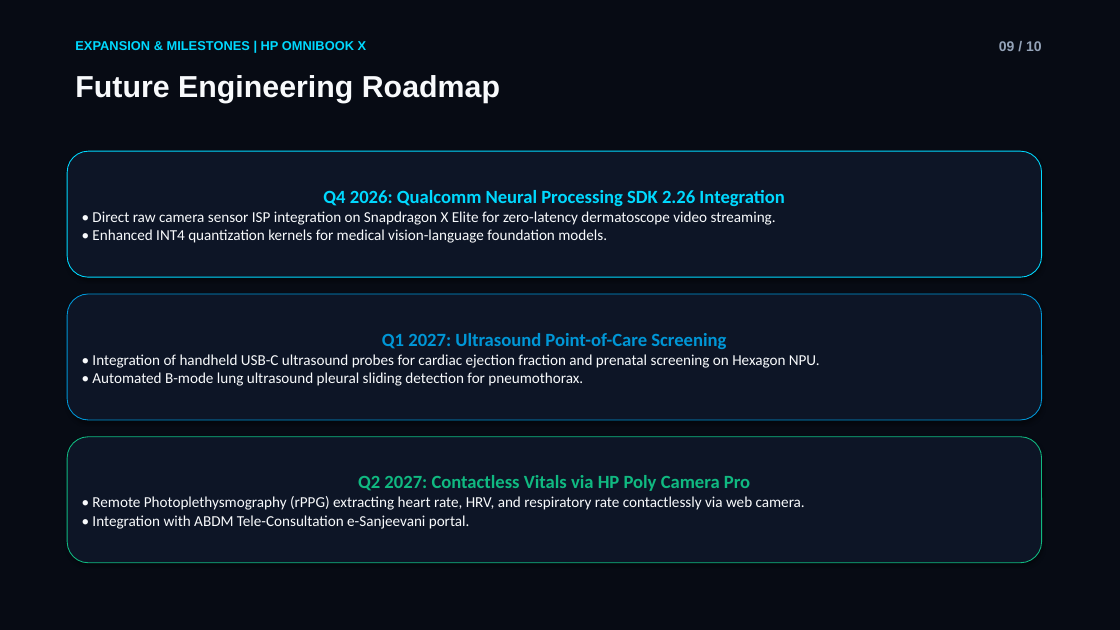
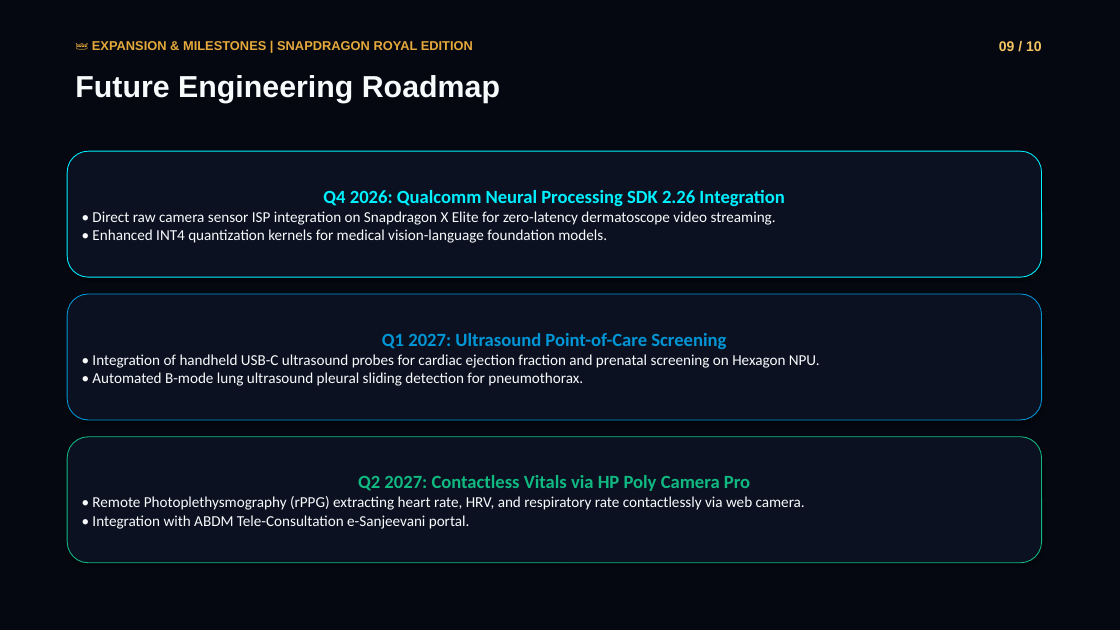
Before and after one commit to Advik123987/omnicare-snapdragon-ai, a slide deck: slide 9 of submission_files/OmniCare_AI_Snapdragon_Pitch_Presentation.pptx. Drawn at 1120x630 pixels with LibreOffice and Linux fonts; fonts in the diff are those of the drawing. Boxes give left, top, right and bottom in pixels: in the first picture for what was removed or moved away, otherwise in the second. Text is boxed around its words. In the diff, an @@ line names an element or a change of style, - is before the commit and + after.

```diff
--- a/submission_files/OmniCare_AI_Snapdragon_Pitch_Presentation.pptx
+++ b/submission_files/OmniCare_AI_Snapdragon_Pitch_Presentation.pptx
@@ rectangle at box(0, 0, 1120, 630): fill #070B14 to #050811; outline #070B14 0.75 pt to #050811 0.75 pt @@
@@ text at box(92, 41, 473, 50): text changed; text colour #00D9FF to #E5A93C @@
-EXPANSION & MILESTONES | HP OMNIBOOK X
+👑 EXPANSION & MILESTONES | SNAPDRAGON ROYAL EDITION
@@ text "09 / 10" at box(999, 41, 1042, 51): text colour #94A3B8 to #F5C563 @@
@@ rounded rectangle "Q4 2026: Qualcomm Neural Processing ..." at box(67, 151, 1042, 277): fill #0D1526 to #0B1120; outline #00D9FF 0.75 pt to #00F0FF 0.75 pt @@
@@ text in rounded rectangle at box(323, 190, 784, 206): text colour #00D9FF to #00F0FF in "Q4 2026: Qualcomm Neural Processing SDK 2.26 ..." @@
```
Also in this commit, not shown: 9 other slides changed, 16 other files.
